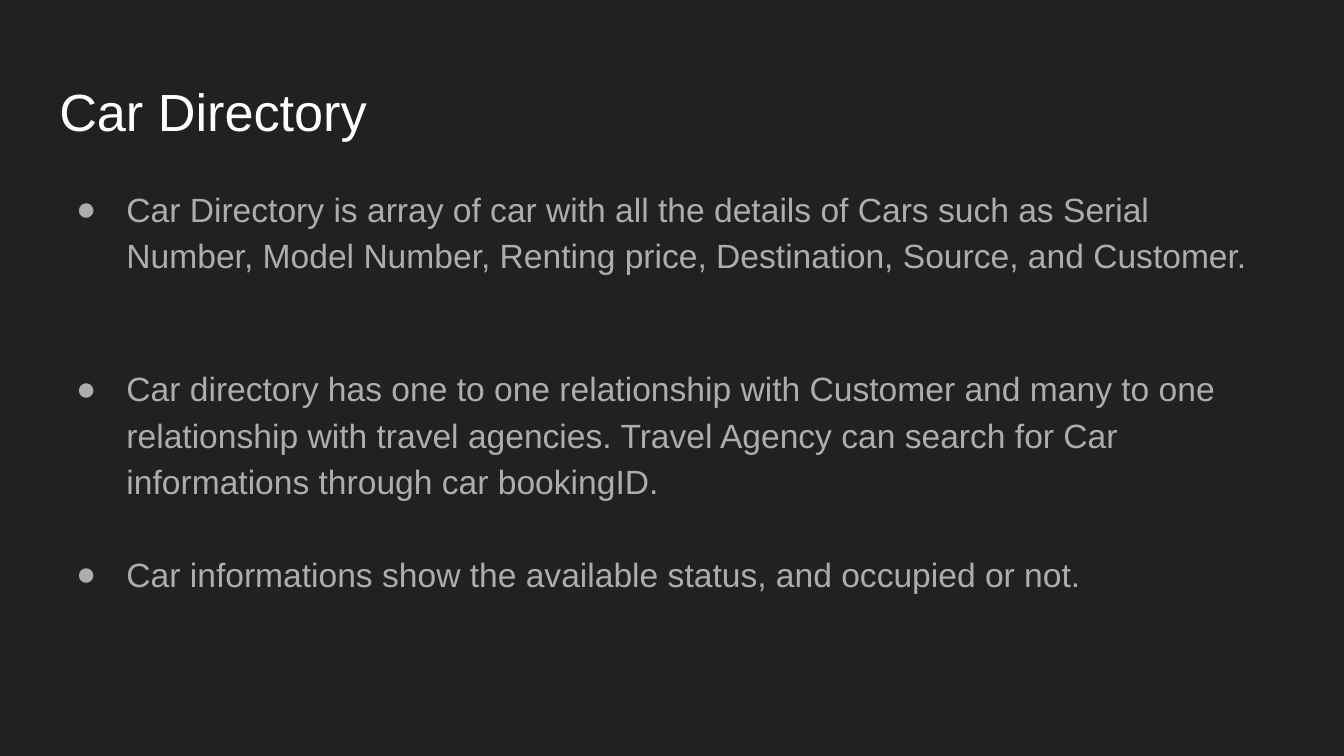
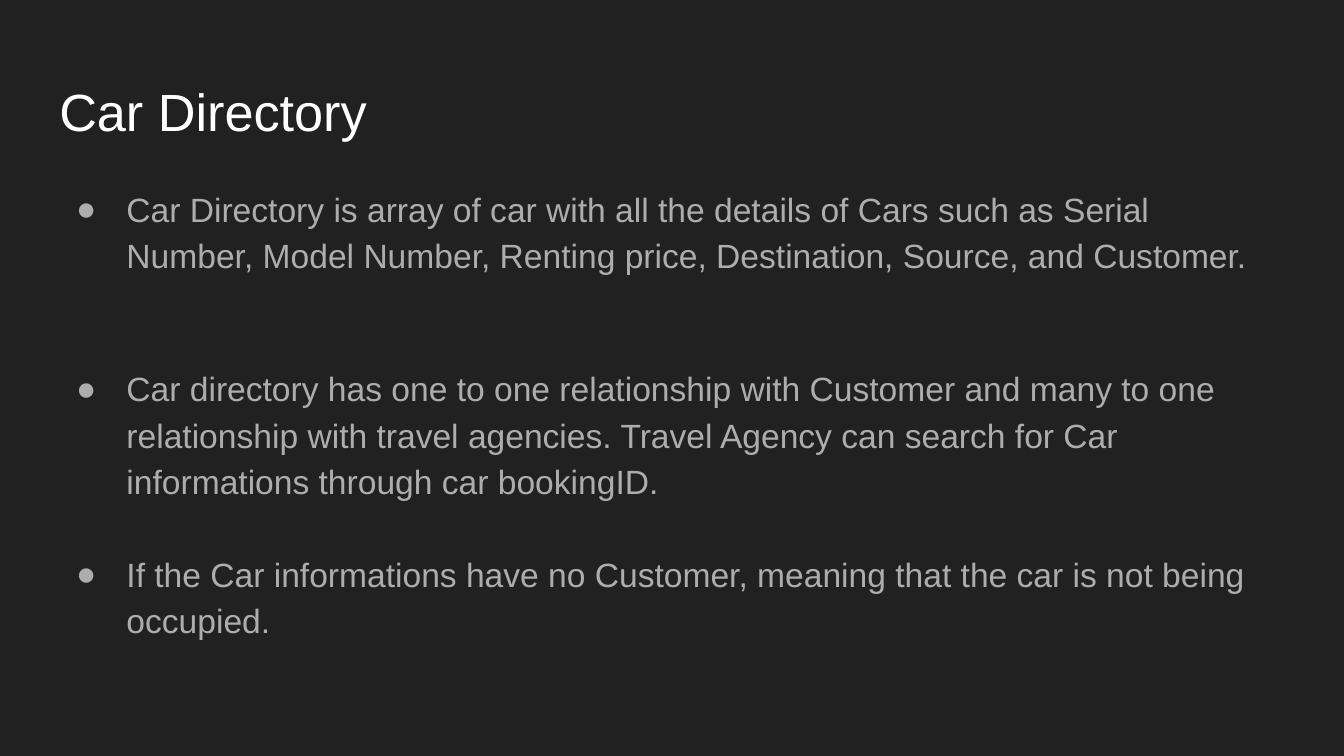
Before and after one commit to Mchighlight/property-managing-system, a slide deck: slide 8 of Assignment 4 Li_Huang_Chen/Report/Assignment4.pptx. Drawn at 1344x756 pixels with LibreOffice and Linux fonts; fonts in the diff are those of the drawing. Boxes give left, top, right and bottom in pixels: in the first picture for what was removed or moved away, otherwise in the second. Text is boxed around its words. In the diff, an @@ line names an element or a change of style, - is before the commit and + after.

```diff
--- a/Assignment 4 Li_Huang_Chen/Report/Assignment4.pptx
+++ b/Assignment 4 Li_Huang_Chen/Report/Assignment4.pptx
@@ text at bbox=[126, 562, 1244, 639]: text changed @@
-● Car informations show the available status, and occupied or not.
+● If the Car informations have no Customer, meaning that the car is not being occupied.
```
Also in this commit, not shown: 2 other slides changed.
